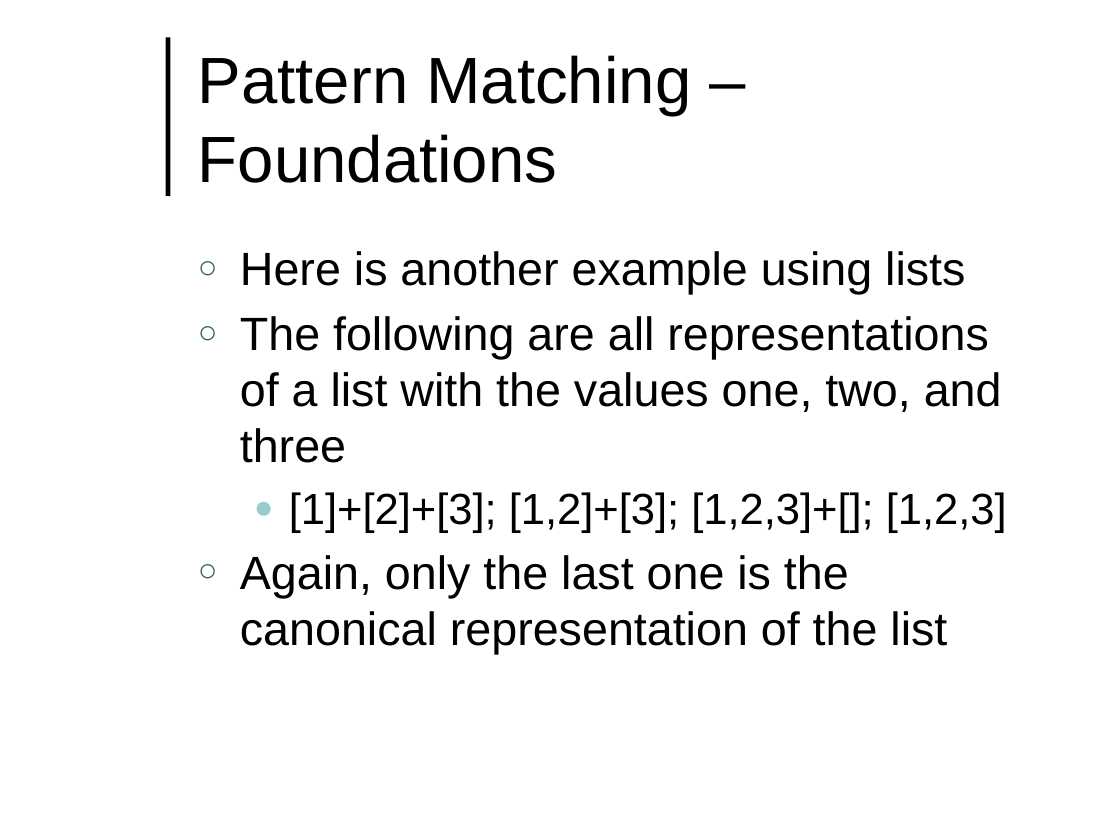
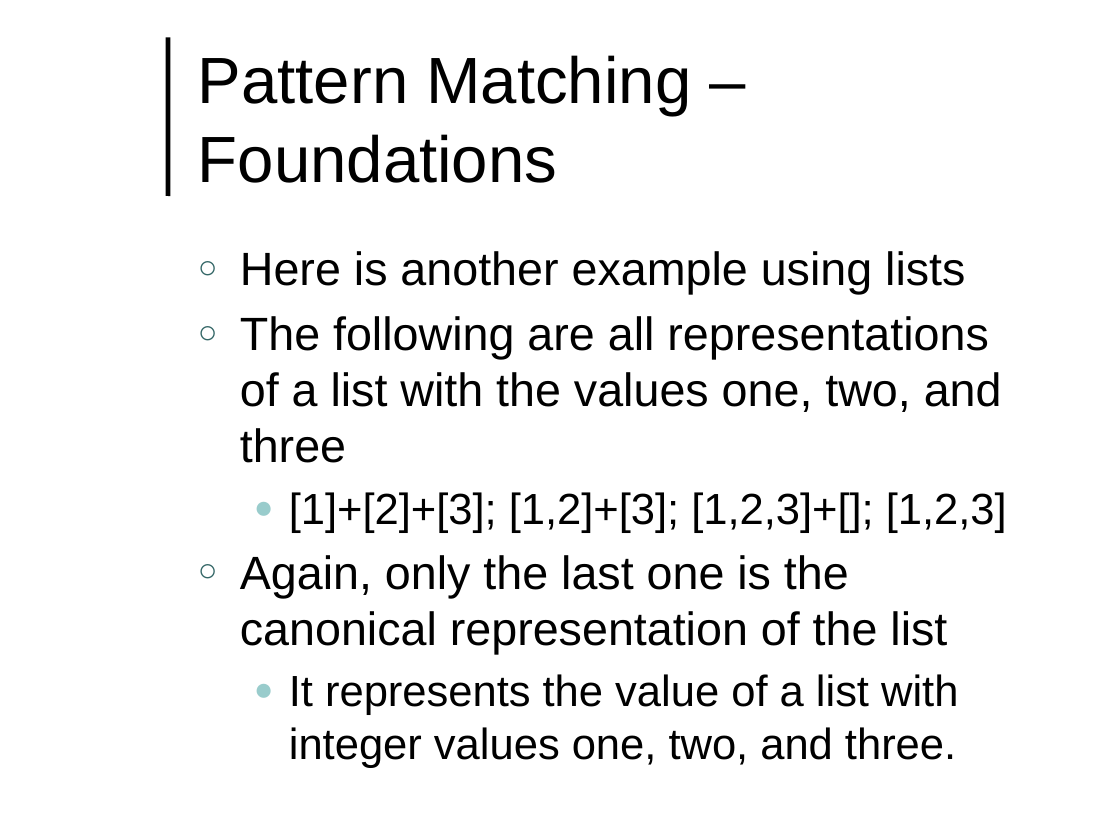
Before and after one commit to lutzhamel/CSC493, a slide deck: slide 4 of notes/csc493-ln004.pptx (slide 5 before the commit). Drawn at 1120x840 pixels with LibreOffice and Linux fonts; fonts in the diff are those of the drawing; background and template pictures are left out. Boxes give left, top, right and bottom in pixels: in the first picture for what was removed or moved away, otherwise in the second. Text is boxed around its words. In the diff, an @@ line names an element or a change of style, - is before the commit and + after.

```diff
--- a/notes/csc493-ln004.pptx
+++ b/notes/csc493-ln004.pptx
@@ text at bbox=[289, 674, 958, 768]: paragraph added @@
+  ● It represents the value of a list with integer values one, two, and three.
```
Also in this commit, not shown: 6 other slides changed, 4 slides added, 5 other files.
